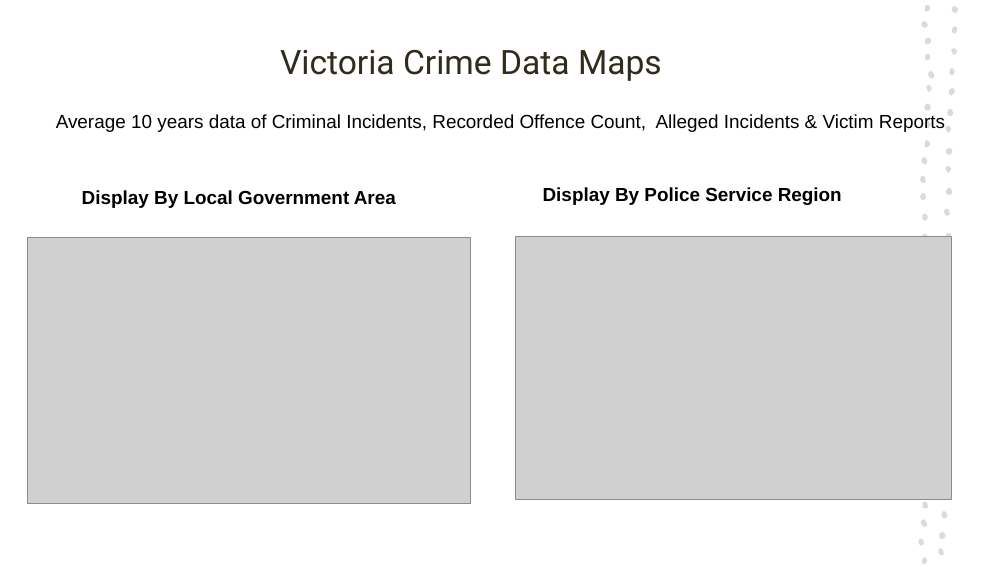
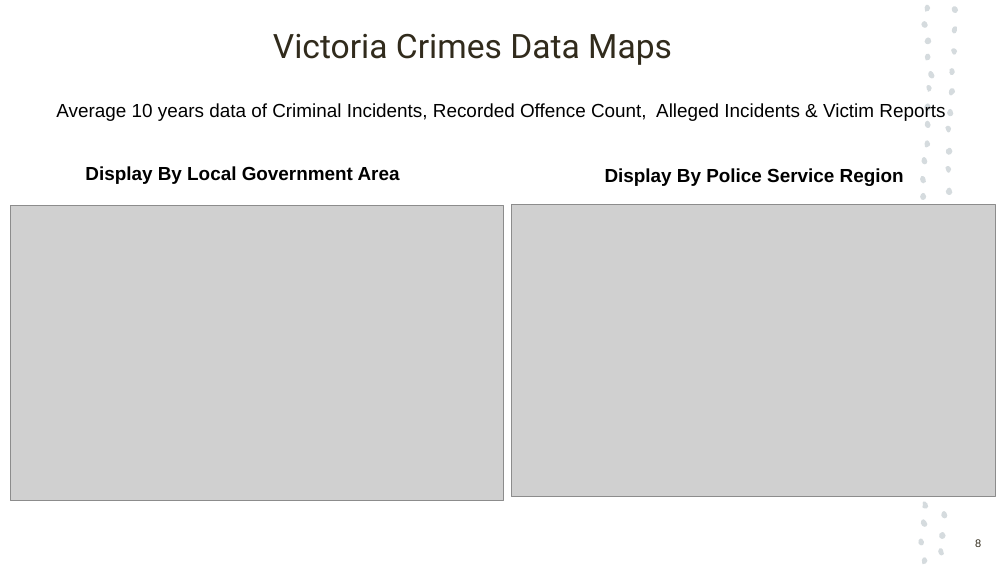
Before and after one commit to antoinetteboyle/Project-1, a slide deck: slide 8 of Crime_Victoria_PowerPoint_Presentation_temporary_Anh.pptx (slide 4 before the commit). Drawn at 1008x567 pixels with LibreOffice and Linux fonts; fonts in the diff are those of the drawing; grey boxes stand for pictures. Boxes give left, top, right and bottom in pixels: in the first picture for what was removed or moved away, otherwise in the second. Text is boxed around its words. In the diff, an @@ line names an element or a change of style, - is before the commit and + after.

Commit message:
AH - update pptx and upload finding report

```diff
--- a/Crime_Victoria_PowerPoint_Presentation_temporary_Anh.pptx
+++ b/Crime_Victoria_PowerPoint_Presentation_temporary_Anh.pptx
@@ title at [273,33,672,65]: text changed @@
-Victoria Crime Data Maps
+Victoria Crimes Data Maps
@@ text "Average 10 years data of ...": place and size @@
-text "Average 10 years data of ..." at [56,114,945,132]
+text "Average 10 years data of ..." at [56,103,945,122]
@@ text "Display By Local Government Area": place and size @@
-text "Display By Local Government Area" at [82,190,396,208]
+text "Display By Local Government Area" at [85,166,400,184]
@@ text "Display By Police Service Region": place and size @@
-text "Display By Police Service Region" at [543,187,842,205]
+text "Display By Police Service Region" at [605,168,904,186]
@@ picture: place and size @@
-picture at [27,238,470,504]
+picture at [10,206,504,501]
@@ picture: place and size @@
-picture at [516,237,952,500]
+picture at [511,205,995,497]
@@ group removed at [921,208,953,401]: 7 freeform shapes @@
@@ freeform shape: place and size @@
-freeform shape at [944,419,951,430]
+freeform shape at [936,488,946,498]
@@ page number added at [975,539,981,547], 10.5 pt, text #312B1C @@
+8
```
Also in this commit, not shown: 5 other slides changed, 2 slides added, 1 slide removed, 3 other files.
